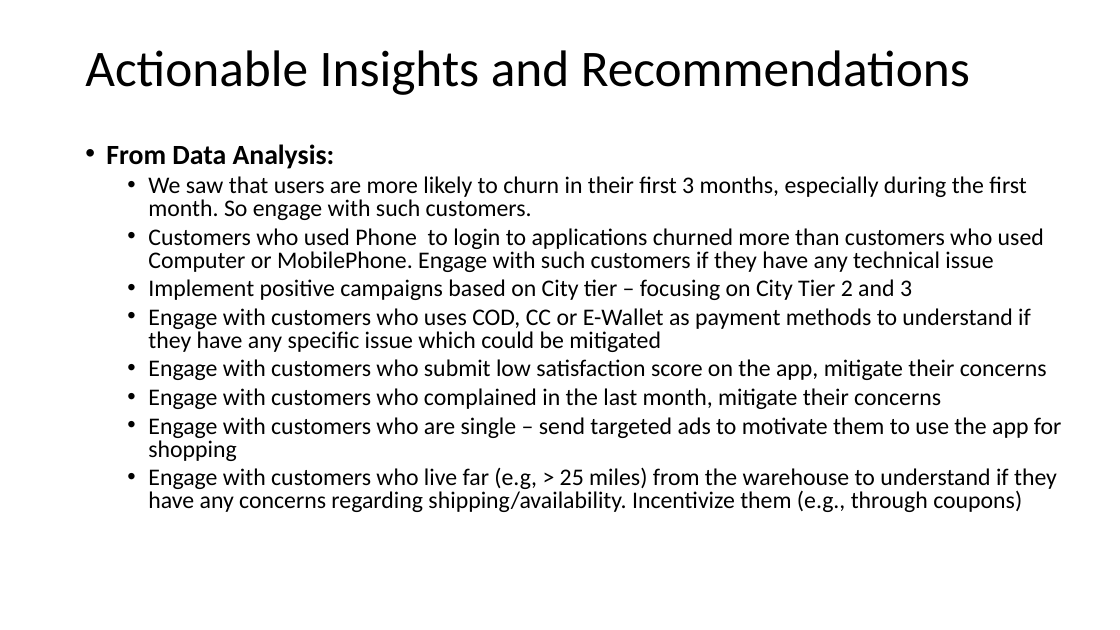
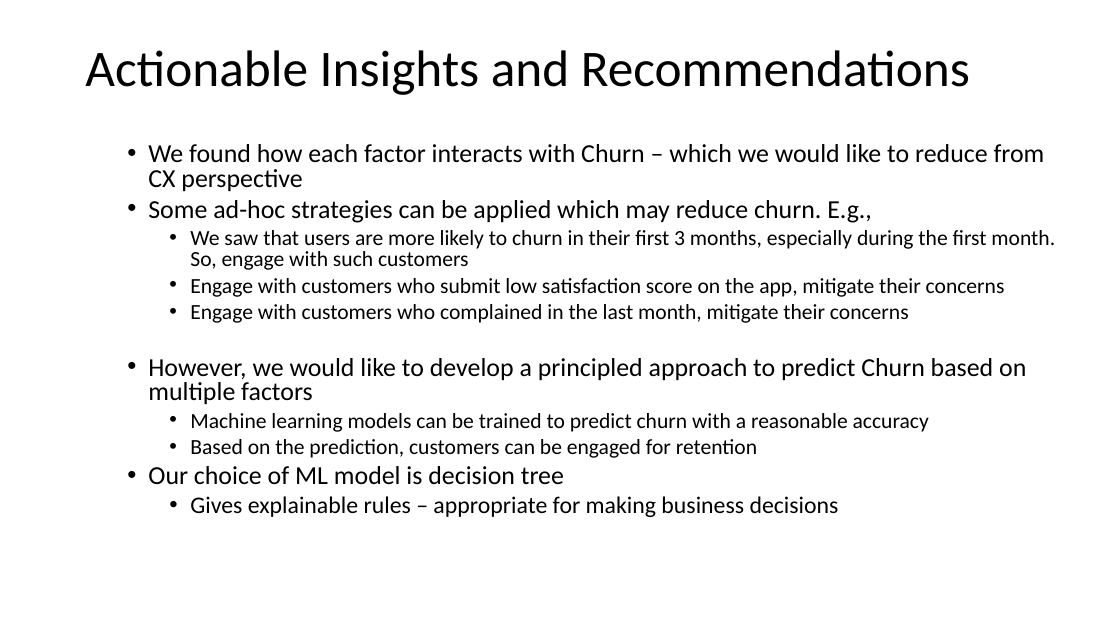
Before and after one commit to jalalmahmud/churn-analysis, a slide deck: slide 28 of Presentation-Churn-JalalMahmud.pptx. Drawn at 1120x630 pixels with LibreOffice and Linux fonts; fonts in the diff are those of the drawing. Boxes give left, top, right and bottom in pixels: in the first picture for what was removed or moved away, otherwise in the second. Text is boxed around its words. In the diff, an @@ line names an element or a change of style, - is before the commit and + after.

```diff
--- a/Presentation-Churn-JalalMahmud.pptx
+++ b/Presentation-Churn-JalalMahmud.pptx
@@ text at [148,144,1055,270]: text changed; size 20.4 to 22.2 pt @@
-• From Data Analysis:
-  • We saw that users are more likely to churn in their first 3 months, especially during the first month. So engage with such customers.
-  • Customers who used Phone to login to applications churned more than customers who used Computer or MobilePhone. Engage with such customers if they have any technical issue
-  • Implement positive campaigns based on City tier – focusing on City Tier 2 and 3
-  • Engage with customers who uses COD, CC or E-Wallet as payment methods to understand if they have any specific issue which could be mitigated
+  • We found how each factor interacts with Churn – which we would like to reduce from CX perspective
+  • Some ad-hoc strategies can be applied which may reduce churn. E.g.,
+    • We saw that users are more likely to churn in their first 3 months, especially during the first month. So, engage with such customers
@@ text at [190,278,1005,323]: size 20.4 to 18.5 pt in "Engage with customers who submit low satisfaction ...", "Engage with customers who complained in the ..."; list level 2 to 3 in "Engage with customers who submit ..."; list level 2 to 3 in "Engage with customers who complained ..." @@
@@ text at [148,358,1026,517]: text changed; size 20.4 to 18.5 pt @@
-  • Engage with customers who are single – send targeted ads to motivate them to use the app for shopping
-  • Engage with customers who live far (e.g, > 25 miles) from the warehouse to understand if they have any concerns regarding shipping/availability. Incentivize them (e.g., through coupons)
+  • However, we would like to develop a principled approach to predict Churn based on multiple factors
+    • Machine learning models can be trained to predict churn with a reasonable accuracy
+    • Based on the prediction, customers can be engaged for retention
+  • Our choice of ML model is decision tree
+    • Gives explainable rules – appropriate for making business decisions
```
Also in this commit, not shown: 24 other slides changed, 3 slides added, 1 slide removed.
